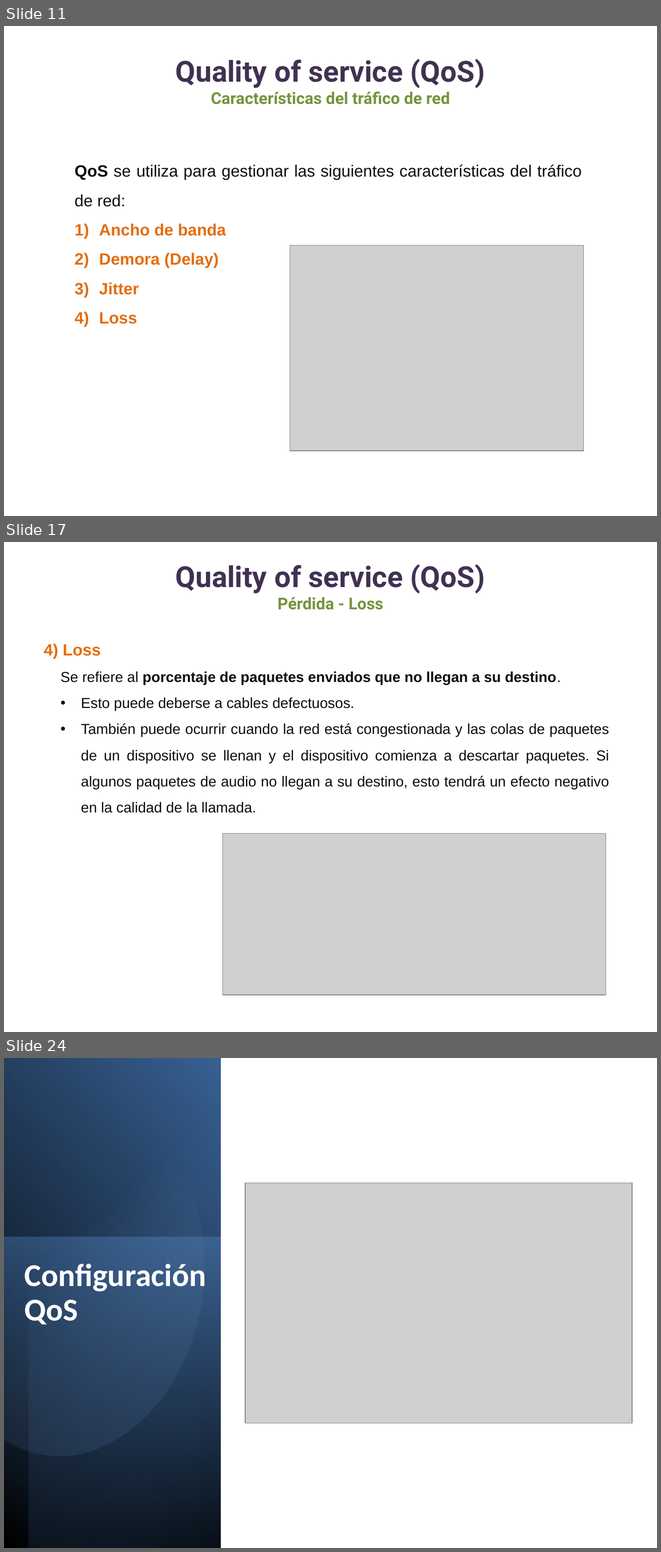
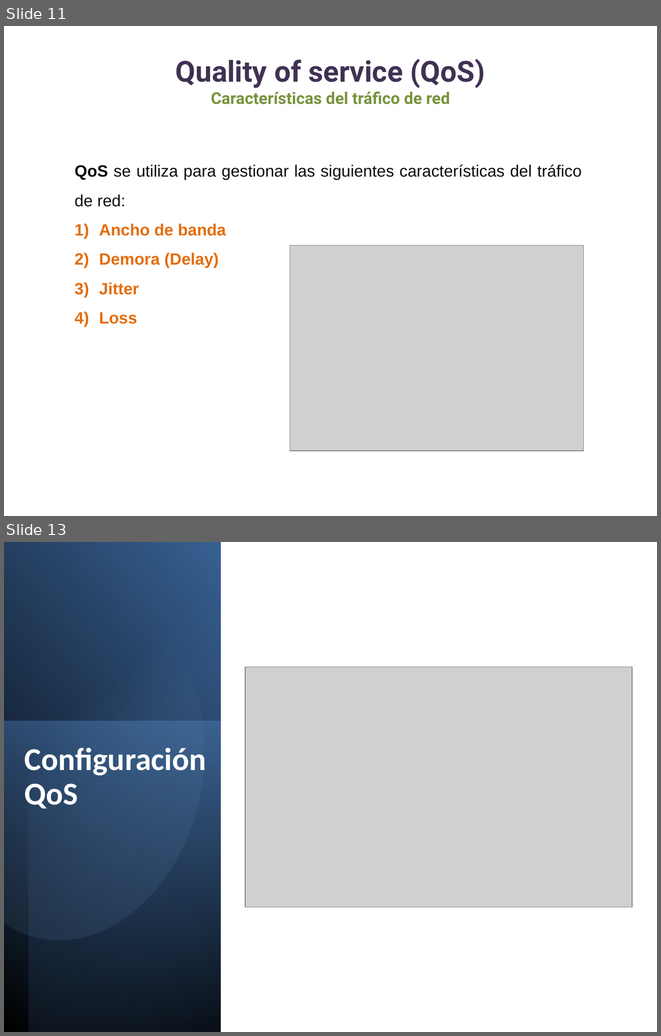
Before and after one commit to lizetheP/WAN, a slide deck: Calendario2025/Presentaciones/13_QoS.pptx. Shown one above the other, each under a label of ours: slides 11, 17 and 24 before the commit, slides 11 and 13 after it; the slides between them are not shown. The pictures are 661x1552 and 661x1036 pixels, drawn with LibreOffice and Linux fonts; fonts in the diff are those of the drawing; grey boxes stand for pictures. Boxes give left, top, right and bottom in pixels: in the first picture for what was removed or moved away, otherwise in the second. Text is boxed around its words. In the diff, an @@ line names an element or a change of style, - is before the commit and + after.

```diff
--- a/Calendario2025/Presentaciones/13_QoS.pptx
+++ b/Calendario2025/Presentaciones/13_QoS.pptx
@@ slide 17 removed at (4, 542, 657, 1032), background #FFFFFF @@
@@ text removed at (176, 564, 485, 610) @@
-Quality of service (QoS)
-Pérdida - Loss
@@ text removed at (44, 643, 609, 813) @@
-4) Loss
-Se refiere al porcentaje de paquetes enviados que no llegan a su destino.
-• Esto puede deberse a cables defectuosos.
-• También puede ocurrir cuando la red está congestionada y las colas de paquetes de un dispositivo se llenan y el dispositivo comienza a descartar paquetes. Si algunos paquetes de audio no llegan a su destino, esto tendrá un efecto negativo en la calidad de la llamada.
@@ picture removed at (223, 833, 606, 995) @@
@@ what was slide 24 is now slide 13 @@
```
Also in this commit, not shown: 8 slides changed, 10 other slides removed, 29 other files.
